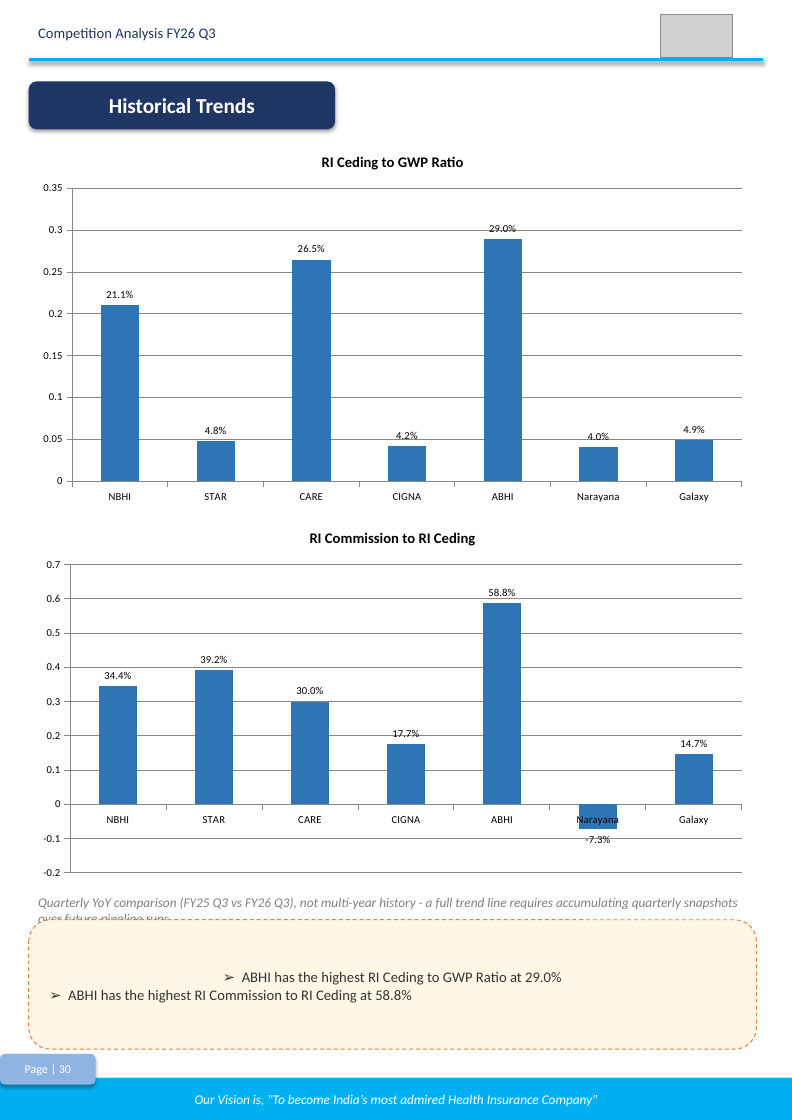
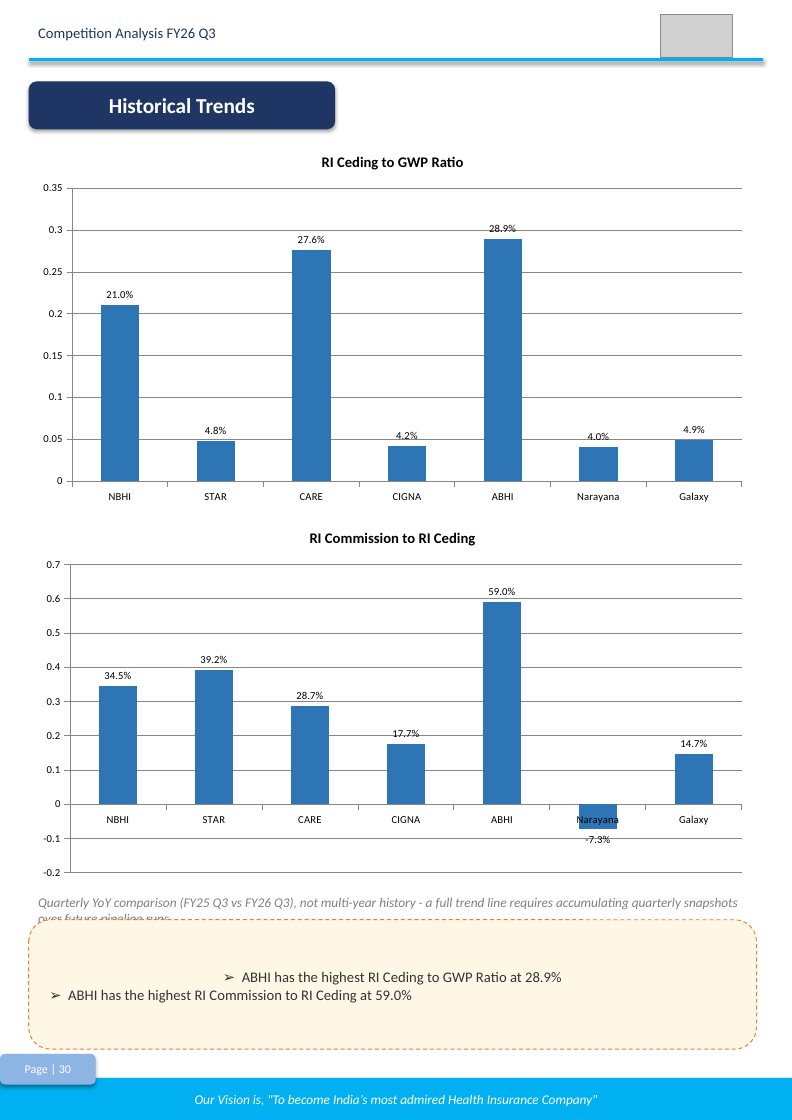
Before and after one commit to premsagariit/Competitor_Summary, a slide deck: slide 30 of Backend/output/Competition_Summary_FY26_Q3.pptx. Drawn at 792x1120 pixels with LibreOffice and Linux fonts; fonts in the diff are those of the drawing; grey boxes stand for pictures. Boxes give left, top, right and bottom in pixels: in the first picture for what was removed or moved away, otherwise in the second. Text is boxed around its words. In the diff, an @@ line names an element or a change of style, - is before the commit and + after.

```diff
--- a/Backend/output/Competition_Summary_FY26_Q3.pptx
+++ b/Backend/output/Competition_Summary_FY26_Q3.pptx
@@ column chart at (x1=29, y1=175, x2=757, y2=510) @@
@@ Series 1, NBHI: 0.211 to 0.21 @@
@@ Series 1, CARE: 0.265 to 0.276 @@
@@ Series 1, ABHI: 0.29 to 0.289 @@
@@ column chart at (x1=29, y1=551, x2=757, y2=886) @@
@@ Series 1, NBHI: 0.344 to 0.345 @@
@@ Series 1, CARE: 0.3 to 0.287 @@
@@ Series 1, ABHI: 0.588 to 0.59 @@
@@ text in rounded rectangle at (x1=68, y1=972, x2=561, y2=1003): text changed @@
-➢ ABHI has the highest RI Ceding to GWP Ratio at 29.0%
-➢ ABHI has the highest RI Commission to RI Ceding at 58.8%
+➢ ABHI has the highest RI Ceding to GWP Ratio at 28.9%
+➢ ABHI has the highest RI Commission to RI Ceding at 59.0%
```
Also in this commit, not shown: 8 other slides changed, 7 other files.
